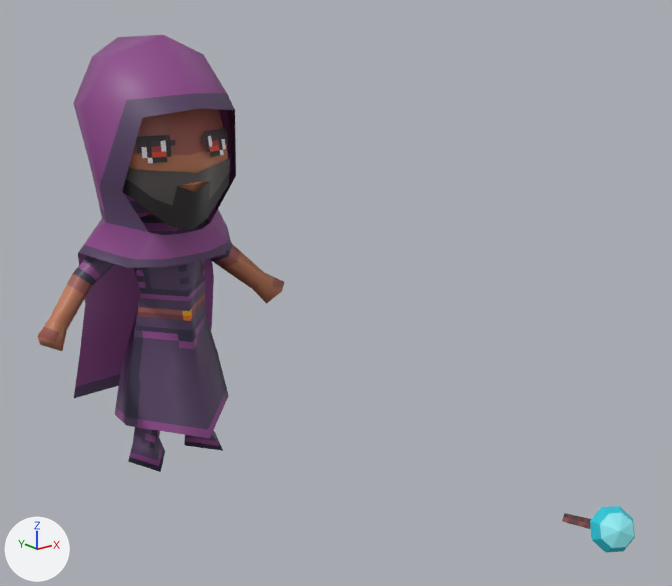
A saved change to the glTF model public/glb/npc-mage.glb.
Both versions are drawn from a 50 mm camera at (-1.06, -2.04, 1.12) aimed at (0.43, -0.18, 0.38). The axes (+X, +Y, +Z) are drawn at lower left. The lights are the same throughout. The older version comes first. Where no turn or scale is listed for an object, it has been applied to the vertices. Vertices at exactly the same position are counted once.

The first picture shows 'Body.003', 'Item.004'.
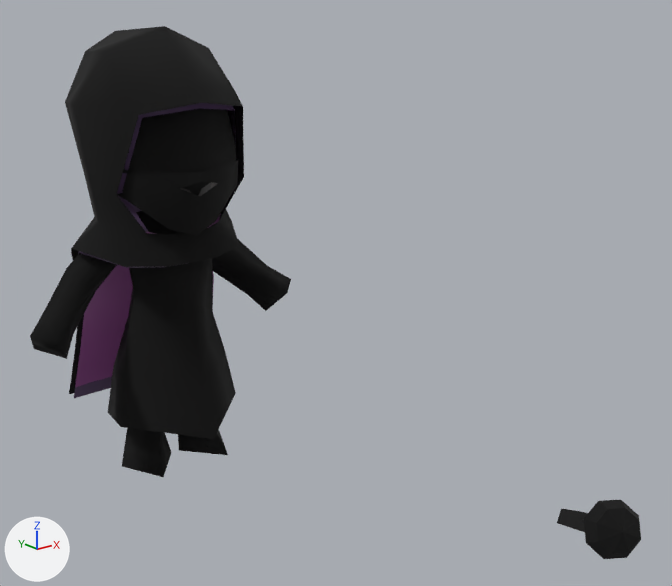
Commit message: Add outline to npc models

Boxes [x1, y1, x2, y2] around the edits, measured in the pictures (672 x 586 px; the box of a moved part takes in the faces that stretch with it):
'Body.003', reshaped: before [37, 35, 284, 472]; after [30, 26, 291, 477]
'Item.004', reshaped (15% wider, 28% taller): before [562, 506, 635, 552]; after [557, 500, 641, 559]
part 1 of me_mesh_004, added: after [30, 108, 291, 477]
part 2 of me_mesh_004, added: after [65, 26, 244, 394]
part 3 of me_mesh_004, added: after [117, 157, 238, 235]
part 4 of me_mesh_004, moved or reshaped: before [131, 159, 230, 231]; after [179, 182, 217, 196]
part 5 of me_mesh_005, added (black): after [582, 500, 641, 559]
part 6 of me_mesh_005, added (black): after [557, 509, 588, 532]

The change, as a diff of the scene's bpy script:
```diff
--- a/public/glb/npc-mage.glb.py
+++ b/public/glb/npc-mage.glb.py
@@ mat_outline_001 @@
+mat_outline_001 = principled_material('outline.001')
+mat_outline_001.base_color = (0.0, 0.0, 0.0)  # black #000000
+mat_outline_001.roughness = 1.0
@@ mat_outline @@
+mat_outline = bpy.data.materials.new('outline')
+# nodes: BsdfPrincipled, Mix, OutputMaterial, VertexColor
+# colours: black #000000, mixed with the vertex colours
@@ me_mesh_004 @@
 # used by ob_body_003; location = (0.0, -0.119, 0.351)
 # verts and faces of me_mesh_004; kept vertices keep their numbers, new ones are numbered from 206
 # before: 114 (0.0, -0.083, 0.359) at pixel (194, 192), 115 (0.054, -0.043, 0.283) at pixel (207, 218), 116 (0.0, -0.058, 0.264) at pixel (191, 231), 119 (0.043, -0.08, 0.378) at pixel (210, 181), 200 (-0.054, -0.043, 0.283) at pixel (167, 224)
 # before: 203 (-0.043, -0.08, 0.378) at pixel (177, 186)
-me_mesh_004.from_pydata(...)  # 206 vertices, 346 faces; spans x -0.344..0.344, y -0.117..0.281, z -0.351..0.702
+me_mesh_004.from_pydata(...)  # 398 vertices, 684 faces; spans x -0.363..0.363, y -0.131..0.3, z -0.361..0.72
+# me_mesh_004 part 1: a new loose piece of 123 vertices spanning x -0.363..0.363, y -0.119..0.252, z -0.361..0.669, in mat_outline
+# me_mesh_004 part 2: a new loose piece of 53 vertices spanning x -0.222..0.222, y -0.131..0.3, z -0.216..0.72, in mat_outline
+# me_mesh_004 part 3: a new loose piece of 16 vertices spanning x -0.18..0.18, y -0.115..0.092, z 0.258..0.442, in mat_outline
+# me_mesh_004 part 4
+for i in [114, 115, 200]: verts[i] += (0.0, -0.004, 0.0)
+for i in [116, 119, 203]: verts[i] += (0.0, -0.005, 0.0)
 me_mesh_004.materials.append(mat_npcs)
+me_mesh_004.materials.append(mat_outline)
@@ me_mesh_005 @@
 # used by ob_item_004; location = (1.301, -0.344, -0.552)
-me_mesh_005.from_pydata(...)  # 62 vertices, 114 faces; spans x -0.28..0.017, y -0.379..0.011, z -0.016..0.253
+me_mesh_005.from_pydata(...)  # 124 vertices, 228 faces; spans x -0.299..0.037, y -0.398..0.029, z -0.035..0.272
+# me_mesh_005 part 5: a new loose piece of 50 vertices spanning x -0.299..-0.12, y -0.398..-0.186, z 0.095..0.272, in mat_outline_001 (black #000000)
+# me_mesh_005 part 6
+# 12 vertices are added at x -0.196..0.037, y -0.26..0.029, z -0.035..0.177
+# 18 new faces join them, mat_outline_001 (black #000000)
 me_mesh_005.materials.append(mat_npcs_001)
+me_mesh_005.materials.append(mat_outline_001)  # black #000000
```
